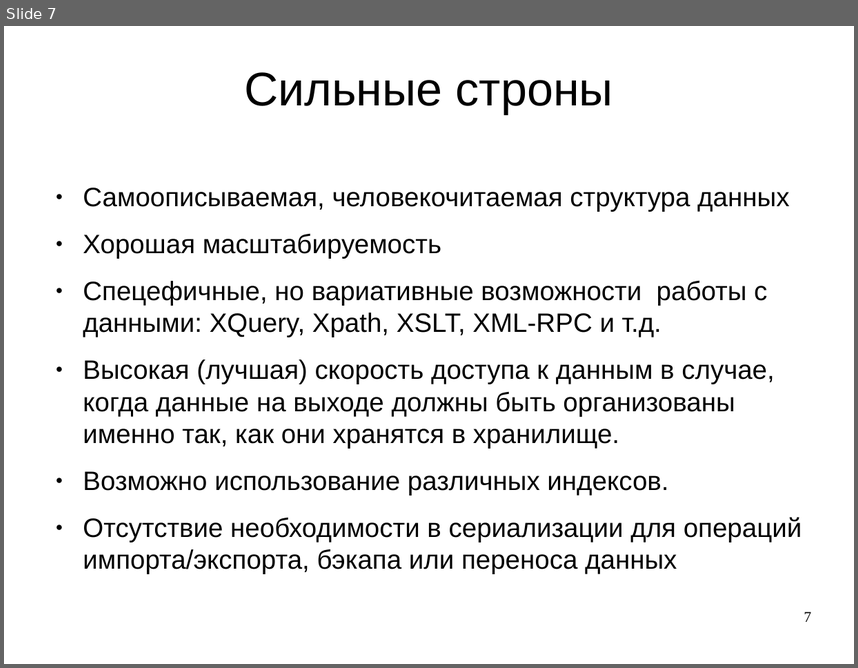
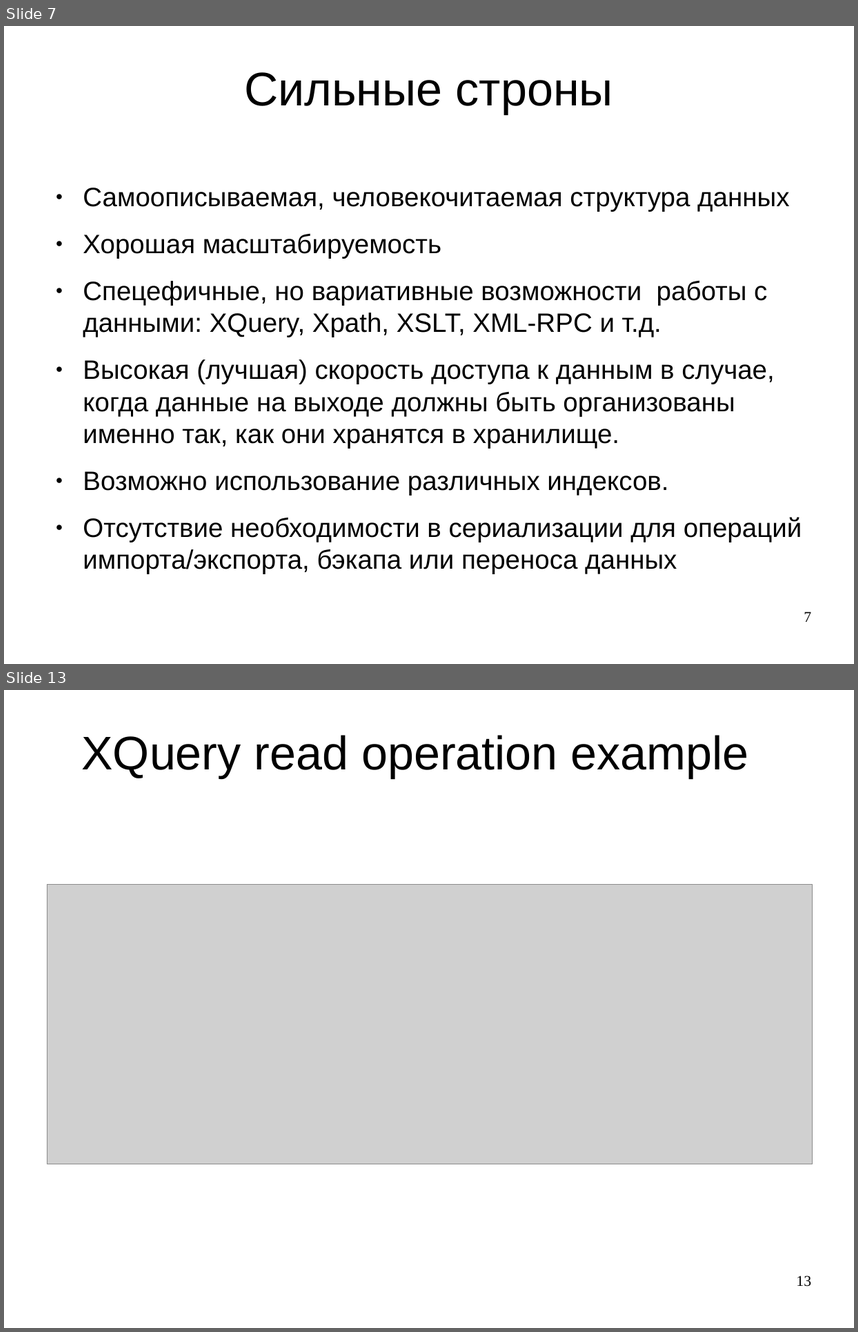
Before and after one commit to DisgustingGust/NXD, a slide deck: 10_NXD.odp. Shown one above the other, each under a label of ours: slide 7 before the commit, slides 7 and 13 after it; the slides between them are not shown. The pictures are 858x668 and 858x1332 pixels, drawn with LibreOffice and Linux fonts; fonts in the diff are those of the drawing; grey boxes stand for pictures; background and template pictures are left out. Boxes give left, top, right and bottom in pixels: in the first picture for what was removed or moved away, otherwise in the second. Text is boxed around its words. In the diff, an @@ line names an element or a change of style, - is before the commit and + after.

```diff
--- a/10_NXD.odp
+++ b/10_NXD.odp
@@ slide 13 added at (4,690,854,1328), background picture (left out) @@
@@ title added at (82,735,749,778), 44 pt, text #000000 @@
+XQuery read operation example
@@ picture added at (47,885,813,1163) @@
@@ page number added at (796,1275,811,1286), 14 pt, text #000000 @@
+13
```
Also in this commit, not shown: 6 slides changed, 1 other slide added, 1 slide removed, 3 other files.
